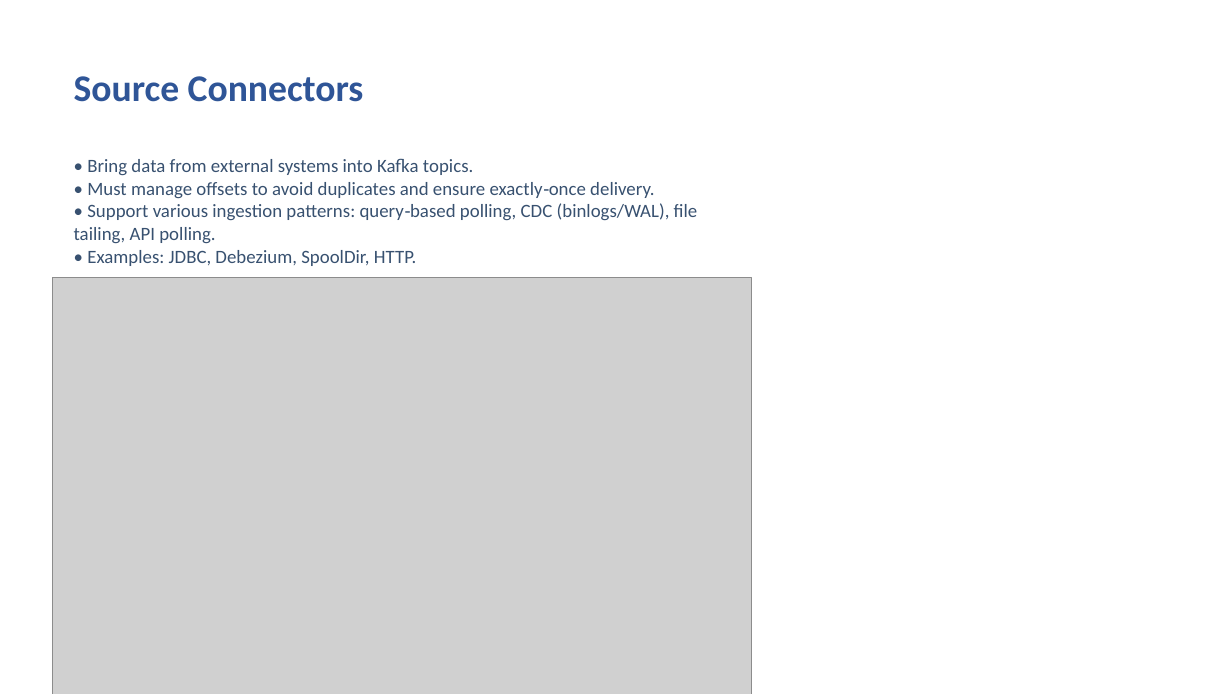
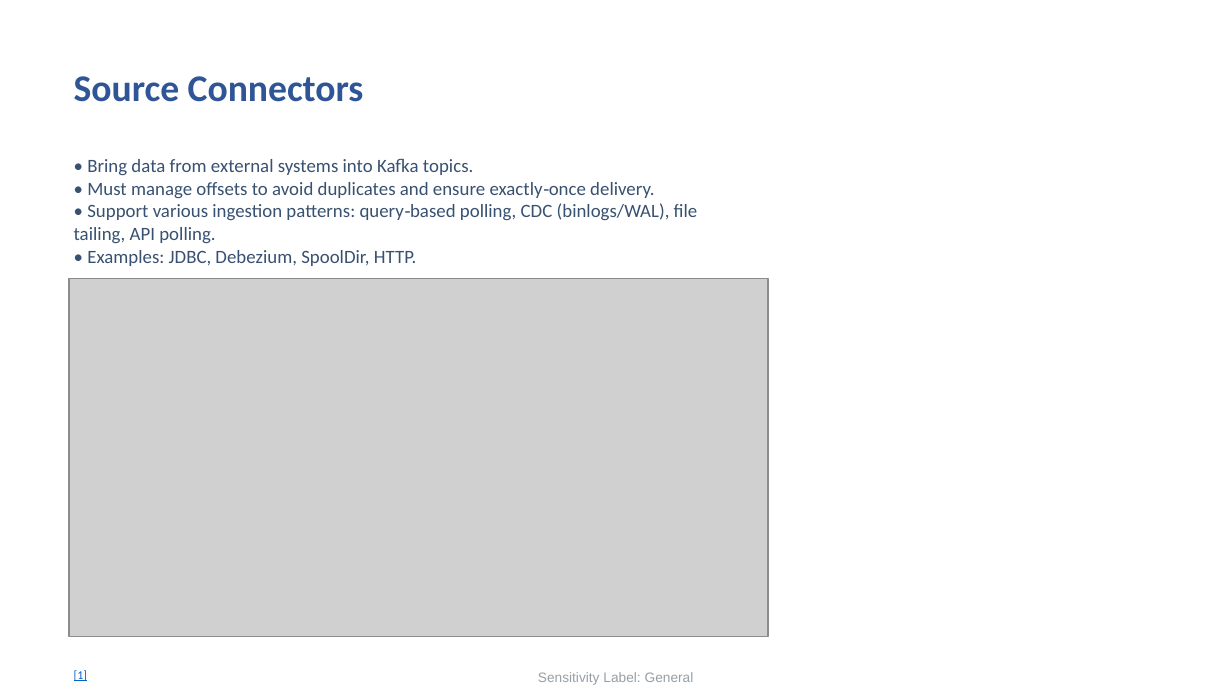
Before and after one commit to Icynima/Medallion-pipeline, a slide deck: slide 43 of Week_01/Day_03/Slides/Day_03_Slides.pptx (slide 37 before the commit). Drawn at 1232x694 pixels with LibreOffice and Linux fonts; fonts in the diff are those of the drawing; grey boxes stand for pictures. Boxes give left, top, right and bottom in pixels: in the first picture for what was removed or moved away, otherwise in the second. Text is boxed around its words. In the diff, an @@ line names an element or a change of style, - is before the commit and + after.

```diff
--- a/Week_01/Day_03/Slides/Day_03_Slides.pptx
+++ b/Week_01/Day_03/Slides/Day_03_Slides.pptx
@@ picture resized from (x1=53, y1=277, x2=752, y2=694) to (x1=69, y1=278, x2=768, y2=637) @@
@@ text added at (x1=74, y1=670, x2=87, y2=681), 7 pt, text #0563C1, underline @@
+[1]
@@ text added at (x1=538, y1=672, x2=694, y2=685), 8 pt, text #2E404D at 50% opacity @@
+Sensitivity Label: General
```
Also in this commit, not shown: 70 other slides changed, 7 slides added, 1 slide removed, 5 other files.
